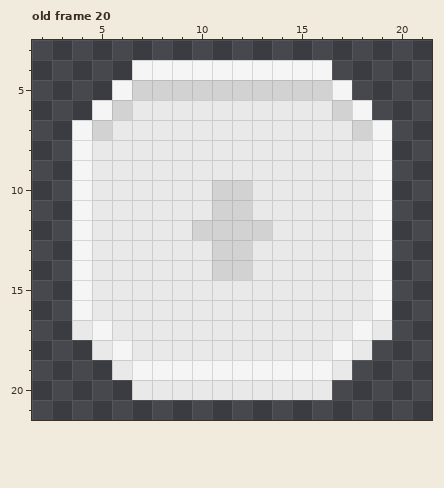
One commit to this pixel-art file: assets/sprites/ui/buttons.aseprite. The picture above is the old version.
24x24 pixels, 20 frames. Shown: old frame 20: x 2..21, y 3..21. The commit also changed other frames, which this record leaves out.
Once edited:
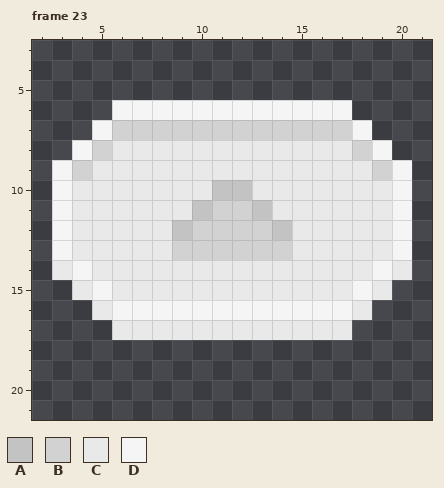
Palette (. is transparent): A #c3c3c3  B #d2d2d2  C #e9e9e9  D #f5f5f5
A new or re-ordered frame is compared with the old frame closest to it.
Edits made:
frames 20 -> 28
--- frame 23 is new; against old frame 20, layers "Layer 1", "Layer 2"
@@ x 2..21 @@
  3 ....................
- 4 .....DDDDDDDDDD.....
- 5 ....DBBBBBBBBBBD....
- 6 ...DBCCCCCCCCCCBD...
- 7 ..DBCCCCCCCCCCCCBD..
- 8 ..DCCCCCCCCCCCCCCD..
- 9 ..DCCCCCCCCCCCCCCD..
-10 ..DCCCCCCBBCCCCCCD..
-11 ..DCCCCCCBBCCCCCCD..
-12 ..DCCCCCBBBBCCCCCD..
-13 ..DCCCCCCBBCCCCCCD..
-14 ..DCCCCCCBBCCCCCCD..
-15 ..DCCCCCCCCCCCCCCD..
-16 ..DCCCCCCCCCCCCCCD..
-17 ..CDCCCCCCCCCCCCDC..
-18 ...CDCCCCCCCCCCDC...
-19 ....CDDDDDDDDDDC....
-20 .....CCCCCCCCCC.....
+ 4 ....................
+ 5 ....................
+ 6 ....DDDDDDDDDDDD....
+ 7 ...DBBBBBBBBBBBBD...
+ 8 ..DBCCCCCCCCCCCCBD..
+ 9 .DBCCCCCCCCCCCCCCBD.
+10 .DCCCCCCCAACCCCCCCD.
+11 .DCCCCCCABBACCCCCCD.
+12 .DCCCCCABBBBACCCCCD.
+13 .DCCCCCBBBBBBCCCCCD.
+14 .CDCCCCCCCCCCCCCCDC.
+15 ..CDCCCCCCCCCCCCDC..
+16 ...CDDDDDDDDDDDDC...
+17 ....CCCCCCCCCCCC....
+18 ....................
+19 ....................
+20 ....................
 21 ....................
Changed places in both pictures, as pixel boxes (x1, y1, x2, y2):
changed: (52, 60, 412, 400)
